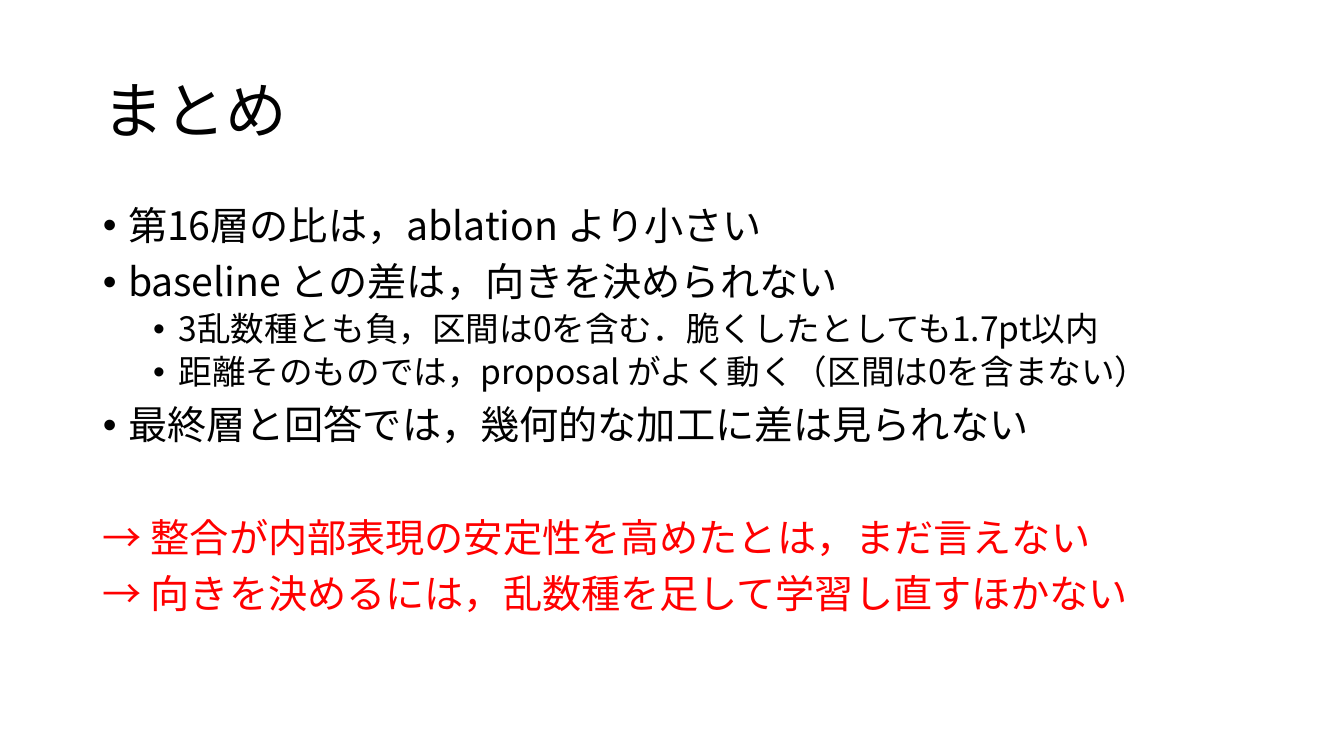
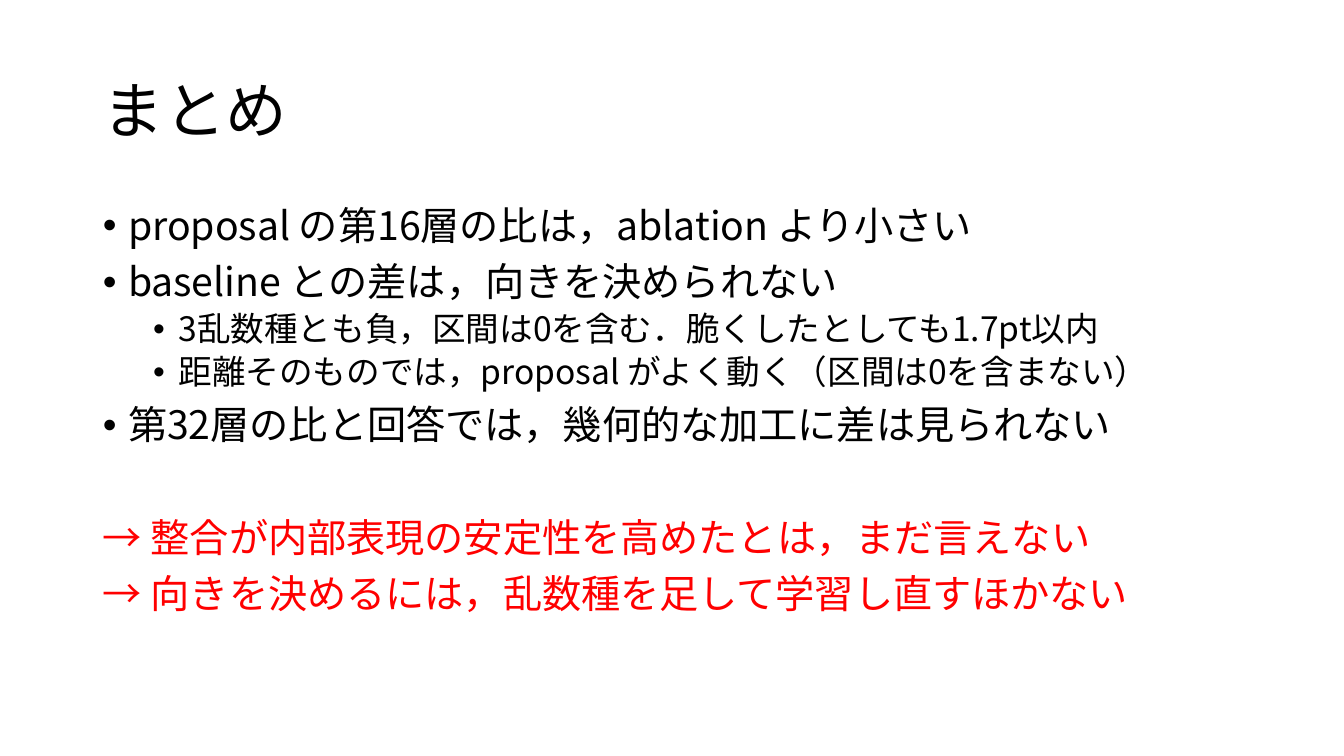
Before and after one commit to tomoking2004/cotar, a slide deck: slide 13 of presentations/20261030_進捗報告.pptx. Drawn at 1344x756 pixels with LibreOffice and Linux fonts; fonts in the diff are those of the drawing. Boxes give left, top, right and bottom in pixels: in the first picture for what was removed or moved away, otherwise in the second. Text is boxed around its words. In the diff, an @@ line names an element or a change of style, - is before the commit and + after.

```diff
--- a/presentations/20261030_進捗報告.pptx
+++ b/presentations/20261030_進捗報告.pptx
@@ text at box(128, 207, 972, 249): text changed @@
-• 第16層の比は，ablation より小さい
+• proposal の第16層の比は，ablation より小さい
@@ text at box(128, 405, 1111, 443): text changed @@
-• 最終層と回答では，幾何的な加工に差は見られない
+• 第32層の比と回答では，幾何的な加工に差は見られない
```
Also in this commit, not shown: 11 other slides changed, 3 other files.
